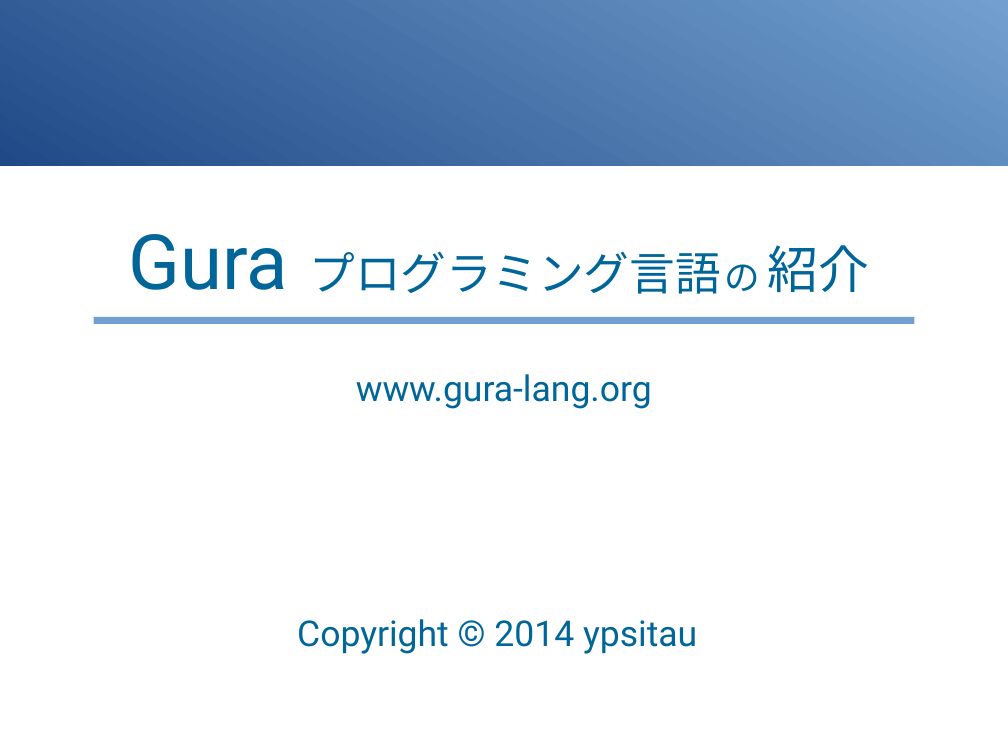
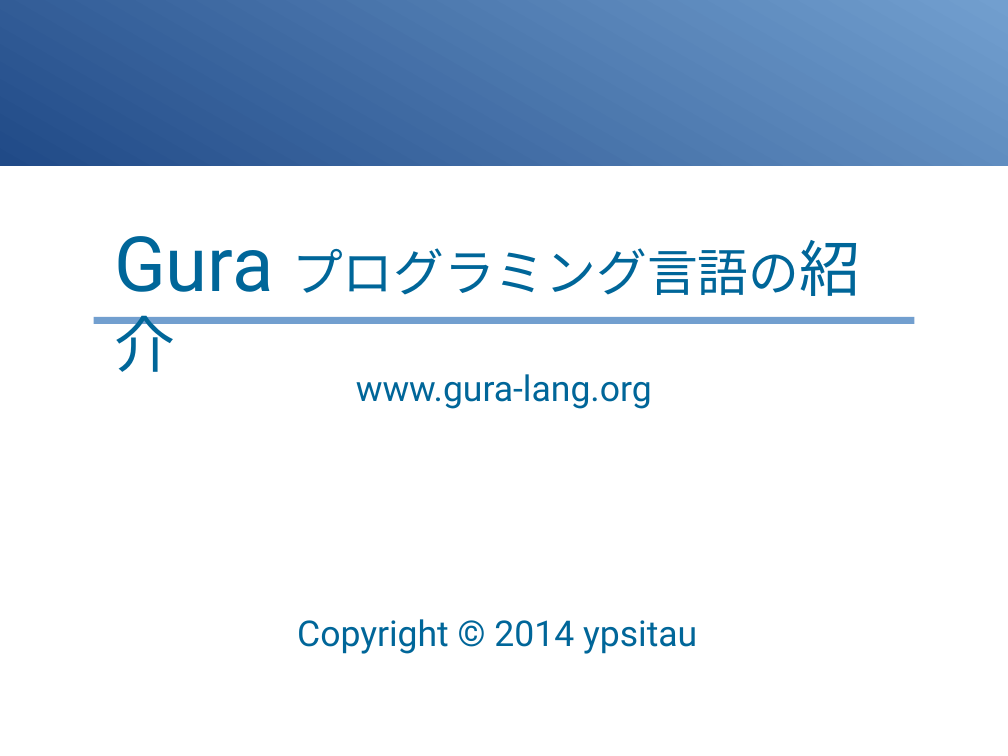
Before and after one commit to gura-lang/gura-doc, a slide deck: slide 1 of presentation/gura-introduction.odp. Drawn at 1008x756 pixels with LibreOffice and Linux fonts; fonts in the diff are those of the drawing. Boxes give left, top, right and bottom in pixels: in the first picture for what was removed or moved away, otherwise in the second. Text is boxed around its words. In the diff, an @@ line names an element or a change of style, - is before the commit and + after.

```diff
--- a/presentation/gura-introduction.odp
+++ b/presentation/gura-introduction.odp
@@ text removed at [128, 234, 288, 290] @@
-Gura
@@ text at [309, 251, 720, 294]: text changed; size 36 to 40 pt @@
-プログラミング言語
+Guraプログラミング言語の紹介
@@ text removed at [725, 264, 761, 291] @@
-の
@@ text removed at [768, 245, 870, 293] @@
-紹介
```
Also in this commit, not shown: 6 other slides changed, 9 slides added.
